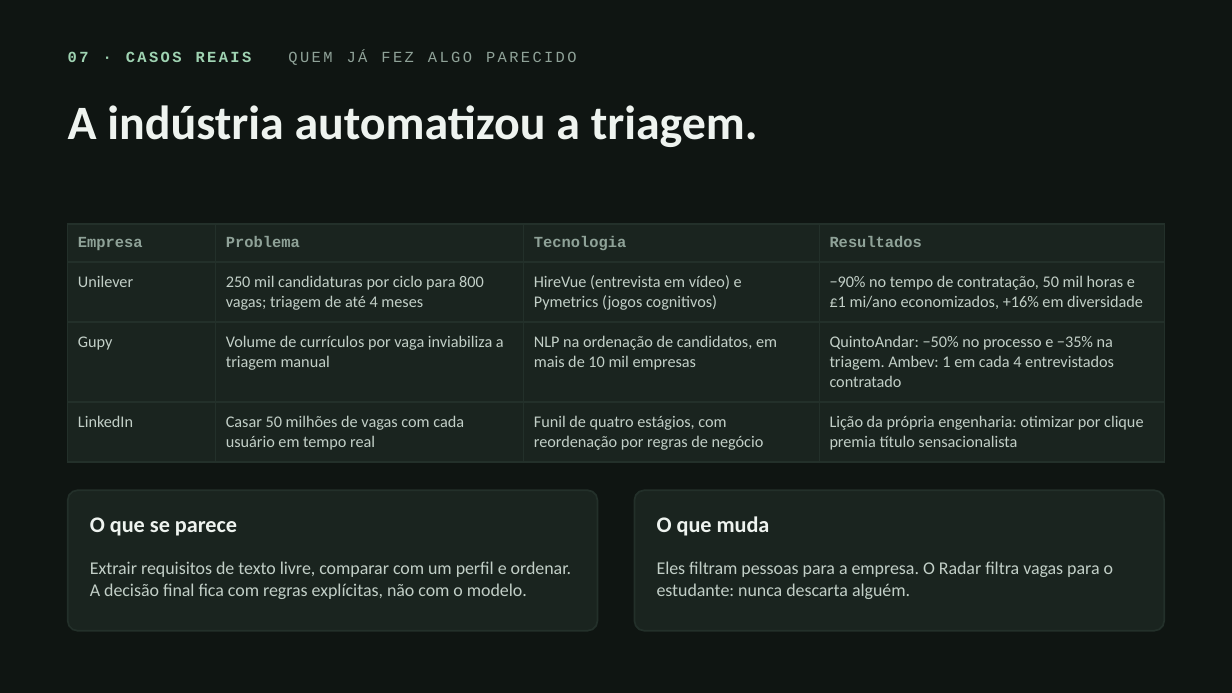
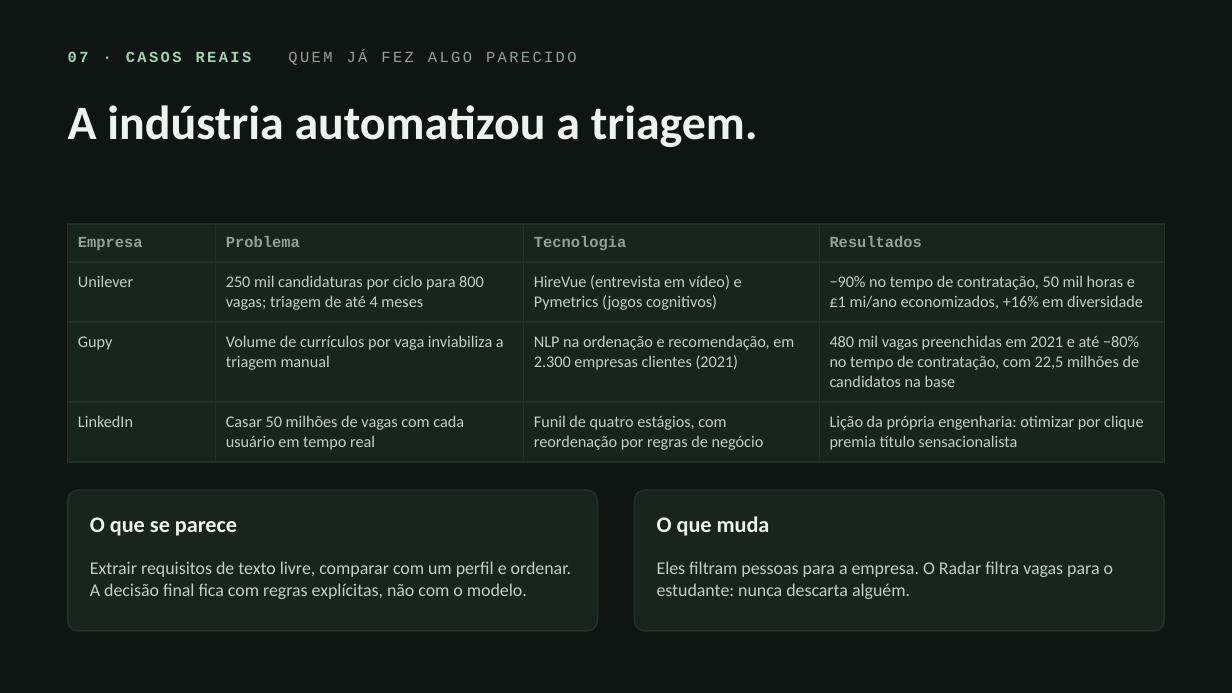
Before and after one commit to RadarEstagio/RadarEstagio, a slide deck: slide 7 of apresentacao/radar-de-estagio-pit.pptx. Drawn at 1232x693 pixels with LibreOffice and Linux fonts; fonts in the diff are those of the drawing. Boxes give left, top, right and bottom in pixels: in the first picture for what was removed or moved away, otherwise in the second. Text is boxed around its words. In the diff, an @@ line names an element or a change of style, - is before the commit and + after.

Commit message:
docs(apresentacao): usa os números da Gupy conferidos na fonte primária
O deck citava mais de 10 mil empresas clientes, número de material de blog. A página do Google for Startups, que é a fonte primária do caso, diz 2.300 clientes em 2021, 480 mil vagas preenchidas e redução de até 80% no tempo de contratação. Os números da Unilever passam a ser apresentados como o que são: reportados em compilações de estudos de caso, sem publicação primária que eu tenha conseguido conferir.

```diff
--- a/apresentacao/radar-de-estagio-pit.pptx
+++ b/apresentacao/radar-de-estagio-pit.pptx
@@ table at (x1=68, y1=224, x2=1164, y2=454) @@
-row 3, column 3: NLP na ordenação de candidatos, em mais de 10 mil empresas
+row 3, column 3: NLP na ordenação e recomendação, em 2.300 empresas clientes (2021)
-row 3, column 4: QuintoAndar: −50% no processo e −35% na triagem. Ambev: 1 em cada 4 entrevistados contratado
+row 3, column 4: 480 mil vagas preenchidas em 2021 e até −80% no tempo de contratação, com 22,5 milhões de candidatos na base
```
Also in this commit, not shown: 2 other files.
